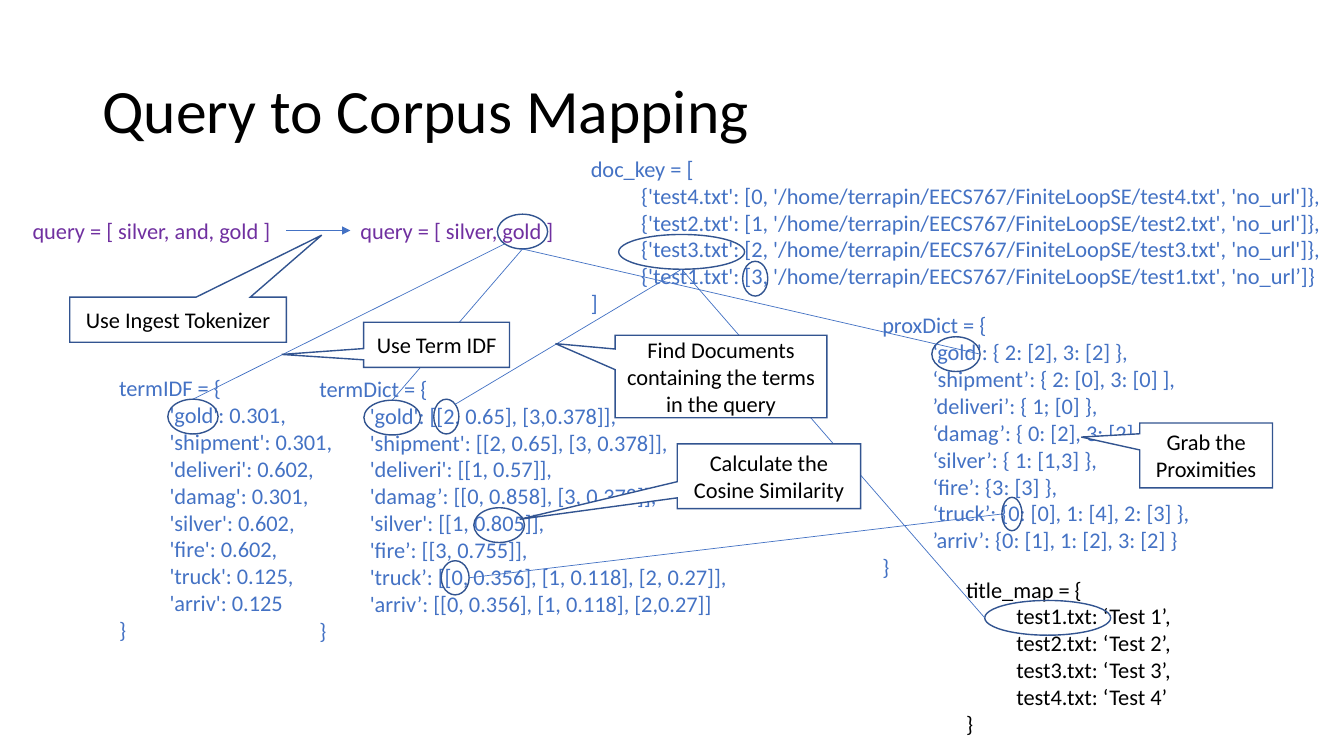
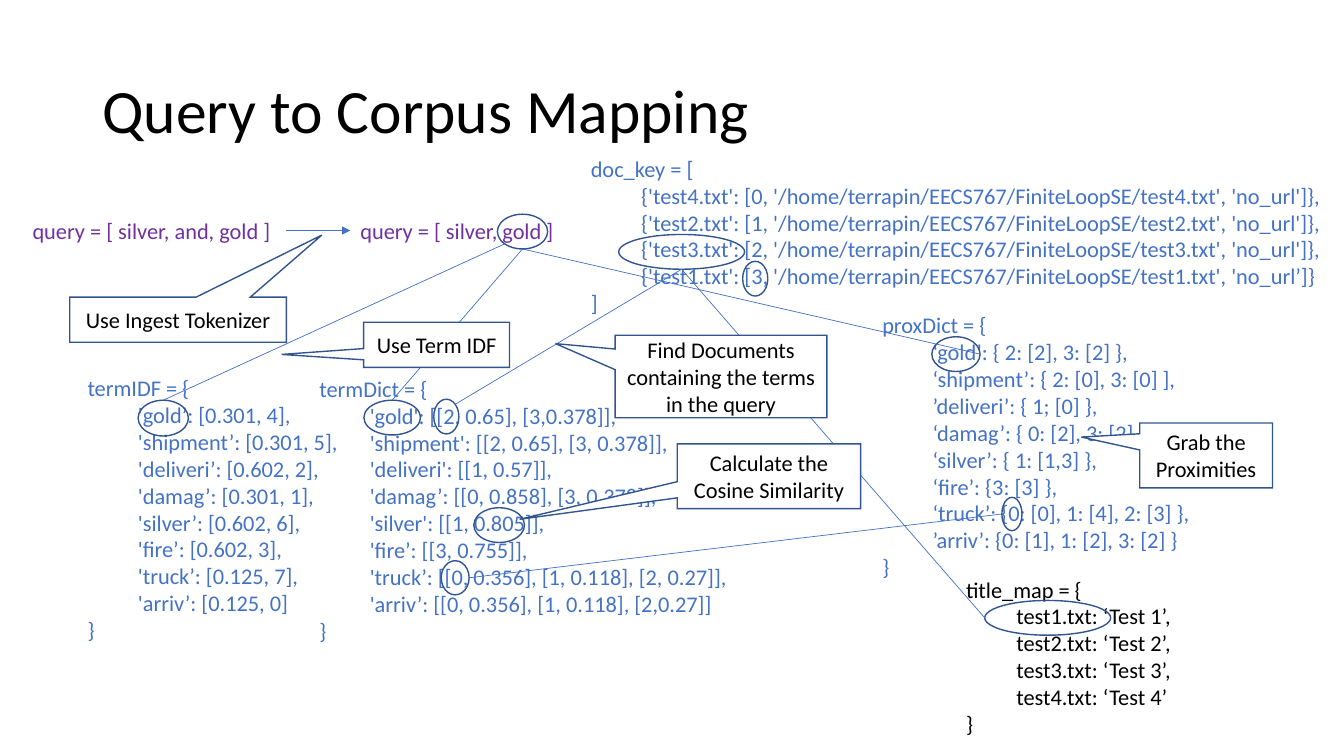
Before and after one commit to Nidhimidha/eecs767, a slide deck: slide 5 of DataStructures.pptx. Drawn at 1344x756 pixels with LibreOffice and Linux fonts; fonts in the diff are those of the drawing. Boxes give left, top, right and bottom in pixels: in the first picture for what was removed or moved away, otherwise in the second. Text is boxed around its words. In the diff, an @@ line names an element or a change of style, - is before the commit and + after.

```diff
--- a/DataStructures.pptx
+++ b/DataStructures.pptx
@@ line moved from (505, 244) - (193, 399) to (505, 244) - (163, 400) @@
@@ text "termIDF = {": place and size @@
-text "termIDF = {" at box(119, 381, 332, 611)
+text "termIDF = {" at box(88, 381, 338, 614)
@@ text at box(138, 404, 338, 614): text changed @@
-  'gold': 0.301,
-  'shipment': 0.301,
-  'deliveri': 0.602,
-  'damag': 0.301,
-  'silver': 0.602,
-  'fire': 0.602,
-  'truck': 0.125,
-  'arriv': 0.125
+  'gold’: [0.301, 4],
+  'shipment’: [0.301, 5],
+  'deliveri’: [0.602, 2],
+  'damag’: [0.301, 1],
+  'silver’: [0.602, 6],
+  'fire’: [0.602, 3],
+  'truck’: [0.125, 7],
+  'arriv’: [0.125, 0]
@@ ellipse: place and size @@
-ellipse at box(167, 399, 218, 434)
+ellipse at box(138, 400, 189, 436)
```
Also in this commit, not shown: 1 other slide changed, 4 other files.
